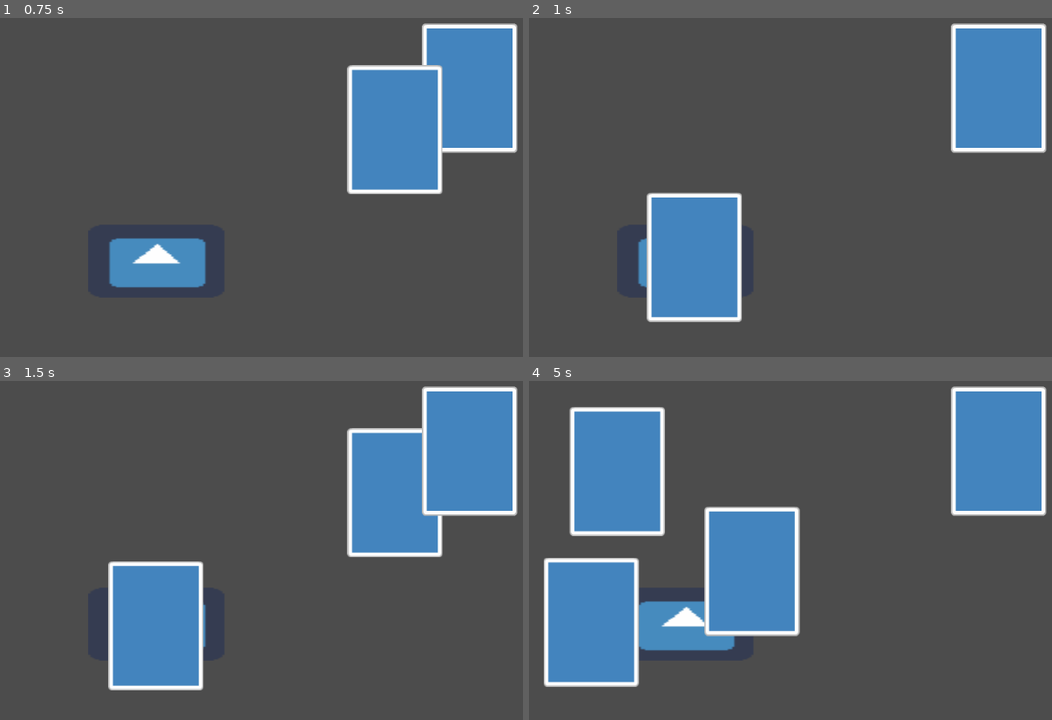
Above: before the commit, frames 1-4 (two rows, left to right).
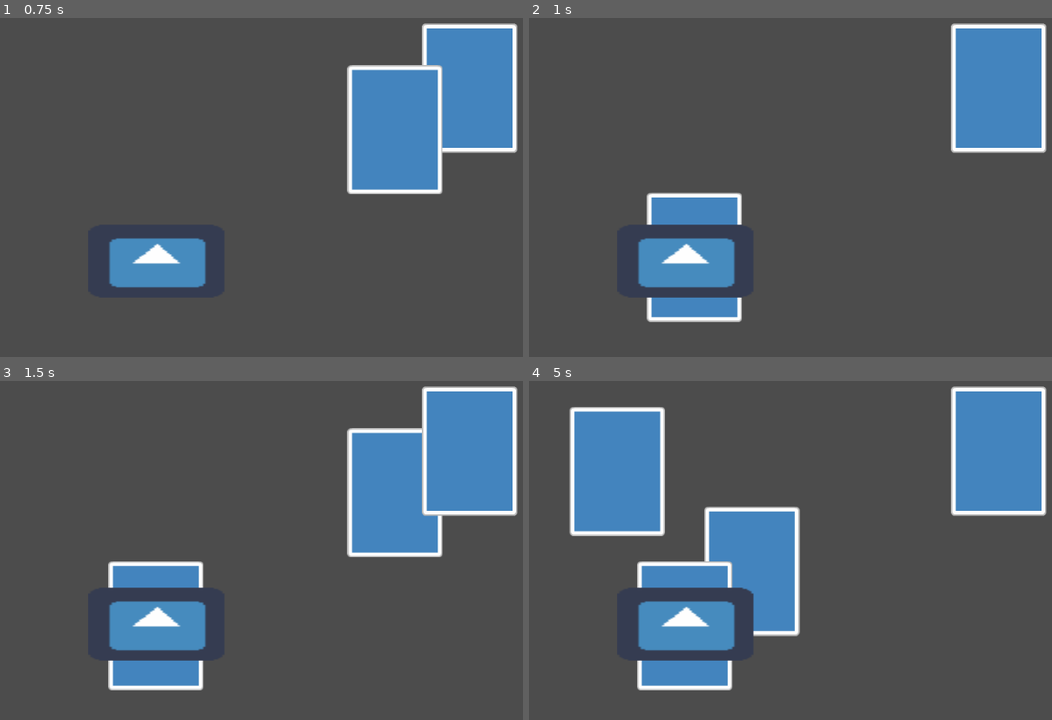
Above: after the commit, the same moments.

Repository: sandorex/ttworld
Game: Godot game, scene res://test_scene.tscn
Two runs of this game, one before a commit and one after it. Both use one fixed random seed, a clock stepped at 60 frames per second and the inputs below. The engine's default icon, where the game draws it, is replaced by a stand-in: a white triangle on a blue panel in a dark square.
Inputs (mouse positions are in pixels of both pictures, inside the frame that each line leads up to):
- Up to frame 1 (0.75 s): tap Enter at 0.5 s; drag from (470, 89) to (156, 262) at 0.52 s
- Up to frame 2 (1 s): no input
- Up to frame 3 (1.5 s): drag from (470, 452) to (156, 625) at 1.27 s
- Up to frame 4 (5 s): move the mouse to (999, 452) at 2.02 s; click (999, 452) at 2.17 s; tap Space at 2.75 s; drag from (999, 452) to (581, 625) at 2.77 s; tap Enter at 3.5 s; drag from (581, 625) to (753, 570) at 3.52 s; drag from (685, 625) to (617, 469) at 4.27 s

Frame 1 is identical in both runs. In frame 2, 2.0% of the frame differs, in the area x 22-41%, y 60-83%; in frame 3, 1.9%; in frame 4, 11%, in the area x 2-43%, y 52-92%.

Commit message:
Working hand card splaying, kinda

Diff:
--- a/scripts/Hand.gd
+++ b/scripts/Hand.gd
@@ -2,6 +2,7 @@
 
 export var card_limit := 16
 export(Array, String) var card_decks
+export var card_margin = 150
 
 var mouse_inside = false
 var cards = []
@@ -23,18 +24,19 @@
 
 func reshuffle():
 	var count := len(cards)
-	var margin := 150 # TODO
+	var z_index = count
+	var pos = -self.card_margin * (count/2)
 
-	var pos = - margin * (count/2)
-
-	# if it's odd number of children center one
-	if count % 2 == 1:
-		print("it's odd!!!")
-		return
+	# TODO: does not seeme exactly centered
+	#if count % 2 == 0:
+	#	pos += self.card_margin
 
 	for node in cards:
 		node.card_slot_offset.x = pos
-		pos += margin
+		node.z_index = z_index
+
+		pos += self.card_margin / 2
+		z_index -= 1
 
 # shouldnt there be a better way?
 func _on_Area2D_mouse_entered():
--- a/test_scene.tscn
+++ b/test_scene.tscn
@@ -36,6 +36,7 @@
 [node name="Hand" type="Node2D" parent="." groups=["cardslot"]]
 position = Vector2( 459.272, 382 )
 script = ExtResource( 2 )
+card_margin = 70
 
 [node name="Area2D" type="Area2D" parent="Hand"]
 
@@ -45,6 +46,7 @@
 [node name="Sprite" type="Sprite" parent="Hand"]
 position = Vector2( 0.796005, -2.5 )
 scale = Vector2( 3.12288, 1.67187 )
+z_index = 10
 texture = ExtResource( 3 )
 
 [connection signal="mouse_entered" from="Hand/Area2D" to="Hand" method="_on_Area2D_mouse_entered"]
